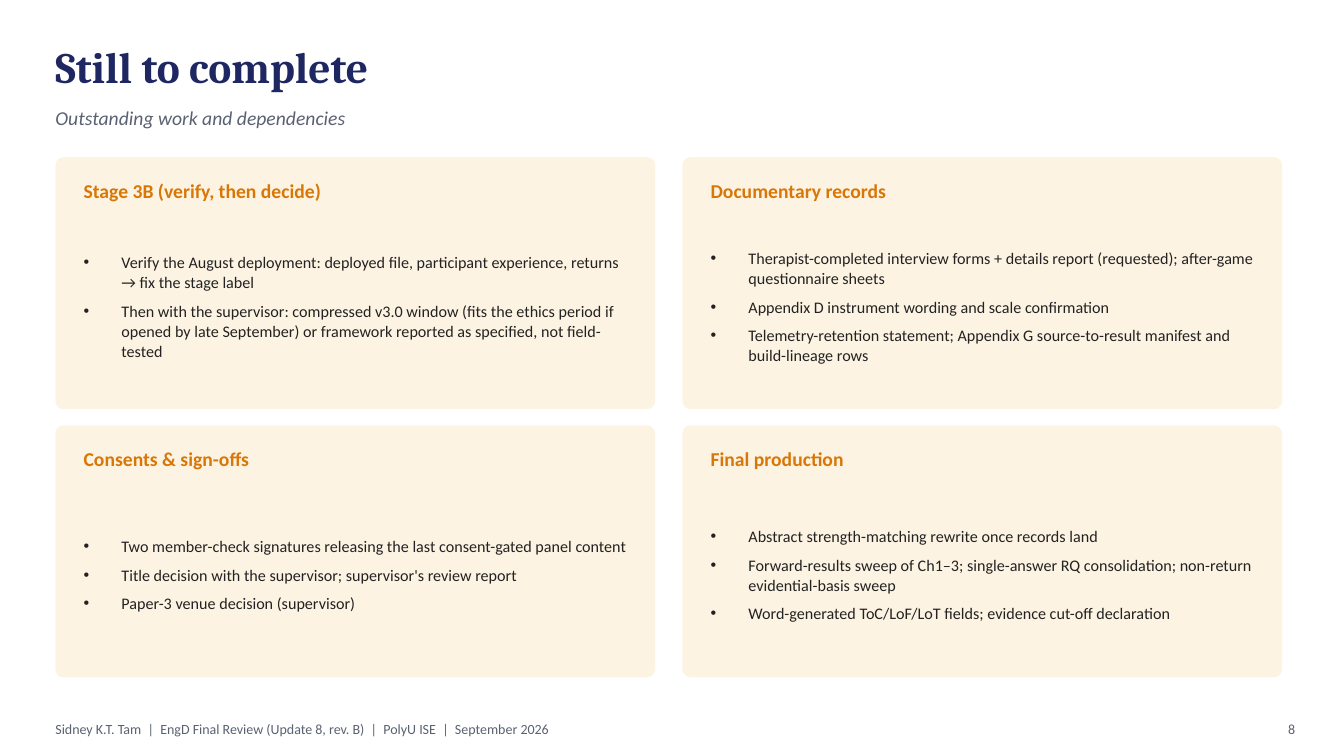
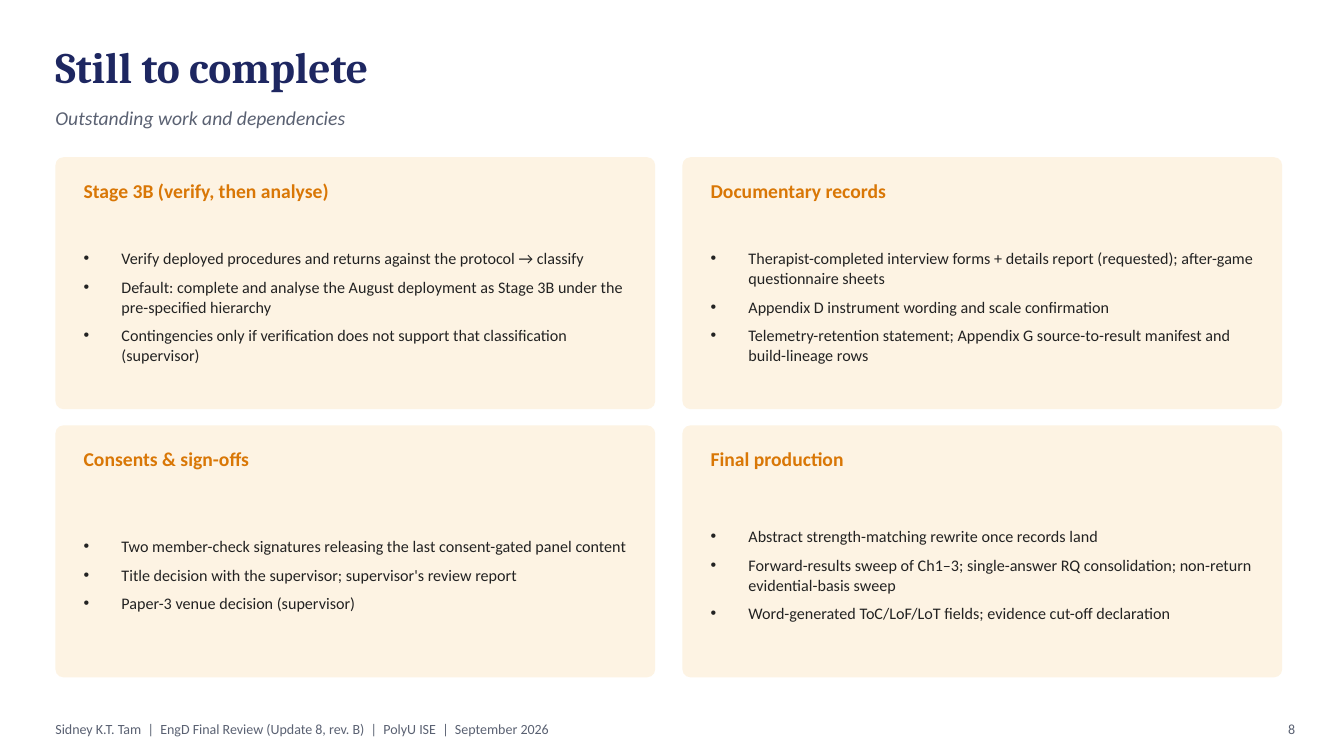
Before and after one commit to leicatam/gamification, a slide deck: slide 8 of docs/presentations/EngD_Update_8_Final_Review_September2026_revB.pptx. Drawn at 1344x756 pixels with LibreOffice and Linux fonts; fonts in the diff are those of the drawing. Boxes give left, top, right and bottom in pixels: in the first picture for what was removed or moved away, otherwise in the second. Text is boxed around its words. In the diff, an @@ line names an element or a change of style, - is before the commit and + after.

```diff
--- a/docs/presentations/EngD_Update_8_Final_Review_September2026_revB.pptx
+++ b/docs/presentations/EngD_Update_8_Final_Review_September2026_revB.pptx
@@ text at box(84, 183, 329, 202): text changed @@
-Stage 3B (verify, then decide)
+Stage 3B (verify, then analyse)
@@ text at box(121, 252, 623, 364): text changed @@
-• Verify the August deployment: deployed file, participant experience, returns → fix the stage label
-• Then with the supervisor: compressed v3.0 window (fits the ethics period if opened by late September) or framework reported as specified, not field-tested
+• Verify deployed procedures and returns against the protocol → classify
+• Default: complete and analyse the August deployment as Stage 3B under the pre-specified hierarchy
+• Contingencies only if verification does not support that classification (supervisor)
```
Also in this commit, not shown: 6 other slides changed, 2 other files.
